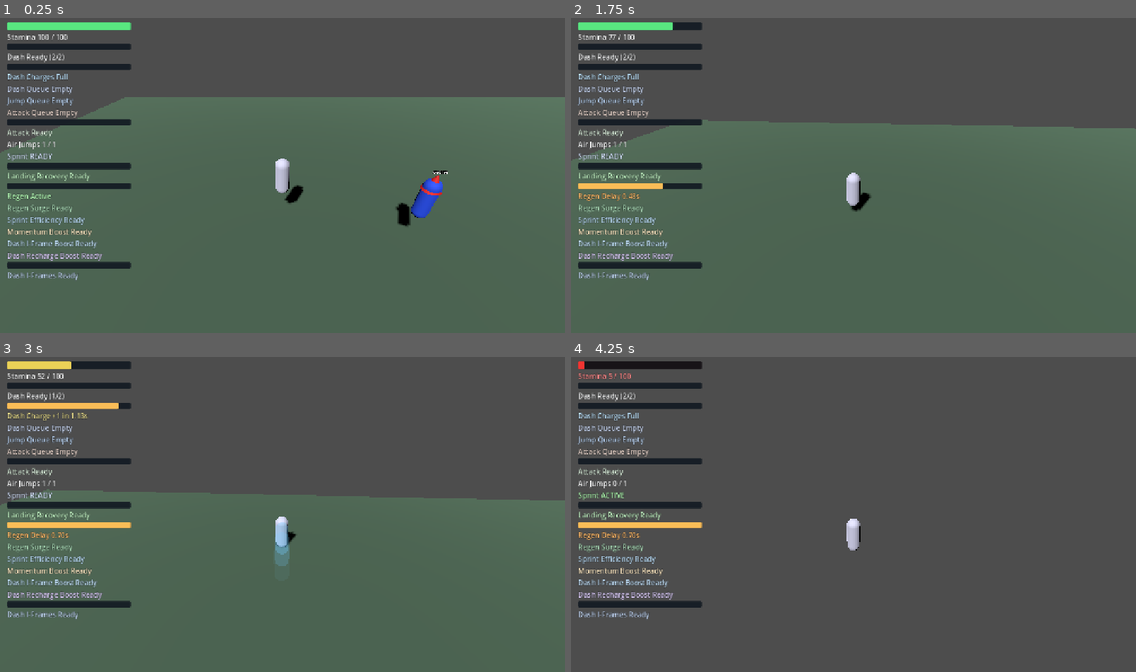
Above: before the commit, frames 1-4 (two rows, left to right).
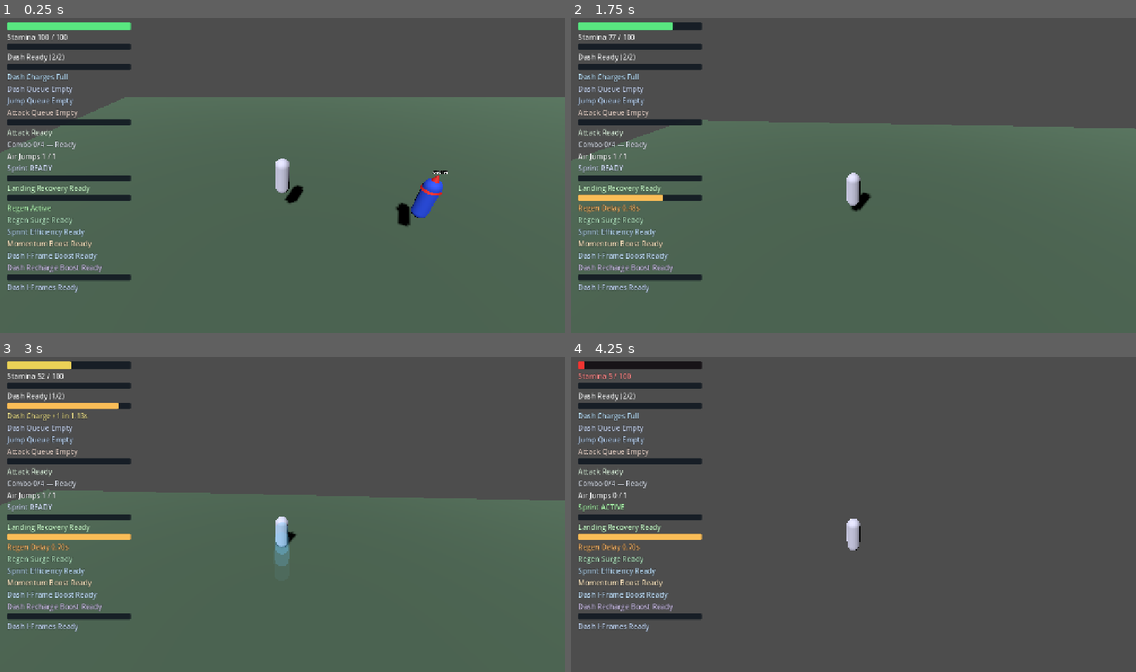
Above: after the commit, the same moments.

Repository: thegoatleroyjenkins/arpg-game
Game: Godot game, scene res://world/levels/open_world_3d.tscn
The game is run twice, just before and just after one commit, with the same random seed, the same clock (stepped at 60 frames per second) and the same inputs.
Inputs (mouse positions are in pixels of both pictures, inside the frame that each line leads up to):
- Up to frame 1 (0.25 s): no input
- Up to frame 2 (1.75 s): tap Enter (ui_accept) at 0.5 s; move the mouse to (881, 172) at 0.52 s; press the mouse at (881, 172) at 0.53 s; hold W (move_up) from 0.53 s (still down); tap Space (jump) at 0.77, 1.52 s; move the mouse to (825, 175) at 1.27 s; release the mouse at (825, 175) at 1.28 s; click (825, 175) at 1.35 s
- Up to frame 3 (3 s): keep holding W (move_up); move the mouse to (293, 508) at 2.02 s; press the mouse at (293, 508) at 2.03 s; tap R (camera_recenter) at 2.1 s; tap Enter (ui_accept) at 2.75 s; move the mouse to (276, 517) at 2.77 s; release the mouse at (276, 517) at 2.78 s; tap Q (dash) at 2.85 s
- Up to frame 4 (4.25 s): keep holding W (move_up); tap Space (jump) at 3.02, 3.77 s; click (847, 517) at 3.05 s; move the mouse to (893, 517) at 3.52 s; hold Shift (sprint) from 3.53 s (still down); click (893, 517) at 3.8 s

The runs differ from the first frame. In frame 1, 4.0% of the frame differs, in the area x 1-24%, y 39-88%; in frame 2, 4.1%; in frame 3, 4.1%; in frame 4, 4.2%.

Commit message:
Add light-attack combo HUD telemetry in 3D prototype

Diff:
--- a/prototype3d/player_3d.gd
+++ b/prototype3d/player_3d.gd
@@ -17,6 +17,7 @@
 signal jump_buffer_changed(remaining: float, max_value: float)
 signal attack_buffer_changed(remaining: float, max_value: float)
 signal light_attack_cooldown_changed(remaining: float, max_value: float)
+signal light_attack_combo_changed(current: int, max_value: int, remaining: float, max_remaining: float)
 signal dash_charges_changed(current: int, max_value: int)
 signal dash_charge_recharge_changed(remaining: float, max_value: float)
 signal air_jumps_changed(current: int, max_value: int)
@@ -120,6 +121,7 @@
 	_emit_jump_buffer_changed()
 	_emit_attack_buffer_changed()
 	_emit_light_attack_cooldown_changed()
+	_emit_light_attack_combo_changed()
 	_emit_air_jumps_changed()
 	_emit_sprint_state_changed(true)
 	_emit_landing_recovery_changed()
@@ -168,9 +170,12 @@
 		light_attack_buffer_left = max(0.0, light_attack_buffer_left - delta)
 		_emit_attack_buffer_changed()
 	if light_attack_combo_timer_left > 0.0:
+		var previous_combo_timer_left: float = light_attack_combo_timer_left
 		light_attack_combo_timer_left = max(0.0, light_attack_combo_timer_left - delta)
 		if light_attack_combo_timer_left <= 0.0:
 			light_attack_combo_stacks = 0
+		if absf(previous_combo_timer_left - light_attack_combo_timer_left) > 0.0001:
+			_emit_light_attack_combo_changed()
 	if stamina_action_warning_cooldown_left > 0.0:
 		stamina_action_warning_cooldown_left = max(0.0, stamina_action_warning_cooldown_left - delta)
 	if camera_follow_assist_lock_left > 0.0:
@@ -1128,6 +1133,7 @@
 	if not tuning.light_attack_combo_enabled:
 		light_attack_combo_stacks = 0
 		light_attack_combo_timer_left = 0.0
+		_emit_light_attack_combo_changed()
 		return 1.0
 	var max_stacks: int = max(1, tuning.light_attack_combo_max_stacks)
 	if light_attack_combo_timer_left > 0.0:
@@ -1135,6 +1141,7 @@
 	else:
 		light_attack_combo_stacks = 1
 	light_attack_combo_timer_left = max(0.0, tuning.light_attack_combo_reset_time)
+	_emit_light_attack_combo_changed()
 	var per_stack_bonus: float = max(0.0, tuning.light_attack_combo_damage_per_stack)
 	return 1.0 + (float(max(0, light_attack_combo_stacks - 1)) * per_stack_bonus)
 
@@ -1349,6 +1356,15 @@
 func _emit_light_attack_cooldown_changed() -> void:
 	light_attack_cooldown_changed.emit(light_attack_cooldown_left, _light_attack_cooldown_max())
 
+func _light_attack_combo_max_stacks() -> int:
+	return max(1, tuning.light_attack_combo_max_stacks)
+
+func _light_attack_combo_reset_max() -> float:
+	return max(0.01, tuning.light_attack_combo_reset_time)
+
+func _emit_light_attack_combo_changed() -> void:
+	light_attack_combo_changed.emit(light_attack_combo_stacks, _light_attack_combo_max_stacks(), light_attack_combo_timer_left, _light_attack_combo_reset_max())
+
 func _emit_air_jumps_changed() -> void:
 	air_jumps_changed.emit(air_jumps_left, max(0, tuning.max_air_jumps))
 
--- a/prototype3d/stamina_hud_3d.gd
+++ b/prototype3d/stamina_hud_3d.gd
@@ -13,6 +13,7 @@
 @onready var attack_buffer_label: Label = get_node_or_null("MarginContainer/VBoxContainer/AttackBufferLabel") as Label
 @onready var attack_cooldown_bar: ProgressBar = get_node_or_null("MarginContainer/VBoxContainer/AttackCooldownBar") as ProgressBar
 @onready var attack_cooldown_label: Label = get_node_or_null("MarginContainer/VBoxContainer/AttackCooldownLabel") as Label
+@onready var attack_combo_label: Label = get_node_or_null("MarginContainer/VBoxContainer/AttackComboLabel") as Label
 @onready var air_jump_label: Label = $MarginContainer/VBoxContainer/AirJumpLabel
 @onready var sprint_state_label: Label = $MarginContainer/VBoxContainer/SprintStateLabel
 @onready var landing_recovery_bar: ProgressBar = $MarginContainer/VBoxContainer/LandingRecoveryBar
@@ -68,6 +69,9 @@
 	if not player.has_signal("light_attack_cooldown_changed"):
 		push_warning("StaminaHud3D target does not expose light_attack_cooldown_changed signal")
 		return
+	if not player.has_signal("light_attack_combo_changed"):
+		push_warning("StaminaHud3D target does not expose light_attack_combo_changed signal")
+		return
 	if not player.has_signal("dash_charges_changed"):
 		push_warning("StaminaHud3D target does not expose dash_charges_changed signal")
 		return
@@ -115,6 +119,7 @@
 	player.jump_buffer_changed.connect(_on_jump_buffer_changed)
 	player.attack_buffer_changed.connect(_on_attack_buffer_changed)
 	player.light_attack_cooldown_changed.connect(_on_light_attack_cooldown_changed)
+	player.light_attack_combo_changed.connect(_on_light_attack_combo_changed)
 	player.dash_charges_changed.connect(_on_dash_charges_changed)
 	player.air_jumps_changed.connect(_on_air_jumps_changed)
 	player.sprint_state_changed.connect(_on_sprint_state_changed)
@@ -134,6 +139,8 @@
 	var current_jump_buffer := float(player.get("jump_buffer_left"))
 	var current_attack_buffer := float(player.get("light_attack_buffer_left"))
 	var current_attack_cooldown := float(player.get("light_attack_cooldown_left"))
+	var current_attack_combo_stacks := int(player.get("light_attack_combo_stacks"))
+	var current_attack_combo_time := float(player.get("light_attack_combo_timer_left"))
 	var current_dash_charges := int(player.get("dash_charges"))
 	var current_air_jumps := int(player.get("air_jumps_left"))
 	var current_landing_recovery := float(player.get("landing_recovery_left"))
@@ -162,6 +169,8 @@
 	var max_jump_buffer := 0.12
 	var max_attack_buffer := 0.14
 	var max_attack_cooldown := 0.35
+	var max_attack_combo_stacks := 1
+	var max_attack_combo_time := 1.2
 	var max_dash_charges := 1
 	var max_air_jumps := 0
 	var max_landing_recovery := 0.18
@@ -175,6 +184,8 @@
 		max_jump_buffer = max(0.01, float(tuning_resource.get("jump_buffer_time")) + max(0.0, float(tuning_resource.get("jump_buffer_dash_bonus_time"))))
 		max_attack_buffer = max(0.01, float(tuning_resource.get("light_attack_input_buffer_time")))
 		max_attack_cooldown = max(0.01, float(player.call("_light_attack_cooldown_max")))
+		max_attack_combo_stacks = max(1, int(tuning_resource.get("light_attack_combo_max_stacks")))
+		max_attack_combo_time = max(0.01, float(tuning_resource.get("light_attack_combo_reset_time")))
 		max_dash_charges = max(1, int(tuning_resource.get("dash_max_charges")))
 		max_air_jumps = max(0, int(tuning_resource.get("max_air_jumps")))
 		max_landing_recovery = max(0.01, float(tuning_resource.get("hard_landing_recovery_time")))
@@ -235,6 +246,13 @@
 		attack_cooldown_label.text = "Attack Ready"
 		vbox.add_child(attack_cooldown_label)
 		vbox.move_child(attack_cooldown_label, attack_cooldown_bar.get_index() + 1)
+	if attack_combo_label == null:
+		var vbox: VBoxContainer = $MarginContainer/VBoxContainer
+		attack_combo_label = Label.new()
+		attack_combo_label.name = "AttackComboLabel"
+		attack_combo_label.text = "Combo 0/1 — Ready"
+		vbox.add_child(attack_combo_label)
+		vbox.move_child(attack_combo_label, attack_cooldown_label.get_index() + 1)
 	stamina_warning_label.visible = false
 	stamina_warning_label.modulate = Color(1.0, 0.45, 0.35)
 	_apply_readability_theme()
@@ -247,6 +265,7 @@
 	_on_jump_buffer_changed(current_jump_buffer, max_jump_buffer)
 	_on_attack_buffer_changed(current_attack_buffer, max_attack_buffer)
 	_on_light_attack_cooldown_changed(current_attack_cooldown, max_attack_cooldown)
+	_on_light_attack_combo_changed(current_attack_combo_stacks, max_attack_combo_stacks, current_attack_combo_time, max_attack_combo_time)
 	_on_air_jumps_changed(current_air_jumps, max_air_jumps)
 	_on_sprint_state_changed(bool(player.get("sprinting_now")), bool(player.get("sprint_exhausted")))
 	_on_landing_recovery_changed(current_landing_recovery, max_landing_recovery)
@@ -278,6 +297,7 @@
 		jump_buffer_label,
 		attack_buffer_label,
 		attack_cooldown_label,
+		attack_combo_label,
 		air_jump_label,
 		sprint_state_label,
 		landing_recovery_label,
@@ -430,6 +450,20 @@
 		attack_cooldown_label.modulate = Color(0.88, 0.96, 0.88)
 		_set_bar_fill_color(attack_cooldown_bar, ready_color)
 
+func _on_light_attack_combo_changed(current: int, max_value: int, remaining: float, max_remaining: float) -> void:
+	if attack_combo_label == null:
+		return
+	var clamped_max: int = max(1, max_value)
+	var clamped_current: int = clampi(current, 0, clamped_max)
+	var clamped_remaining: float = clamp(remaining, 0.0, max(0.01, max_remaining))
+	if clamped_current <= 0 or clamped_remaining <= 0.01:
+		attack_combo_label.text = "Combo 0/%d — Ready" % clamped_max
+		attack_combo_label.modulate = Color(0.86, 0.88, 0.92)
+		return
+	var combo_progress: float = clamp(float(clamped_current) / float(clamped_max), 0.0, 1.0)
+	attack_combo_label.text = "Combo %d/%d — Reset in %.2fs" % [clamped_current, clamped_max, clamped_remaining]
+	attack_combo_label.modulate = Color(0.95, 0.72 + (0.2 * combo_progress), 0.42 + (0.3 * combo_progress))
+
 func _on_air_jumps_changed(current: int, max_value: int) -> void:
 	var clamped_max: int = max(0, max_value)
 	var clamped_current: int = clampi(current, 0, clamped_max)
Not shown, changed: README.md
